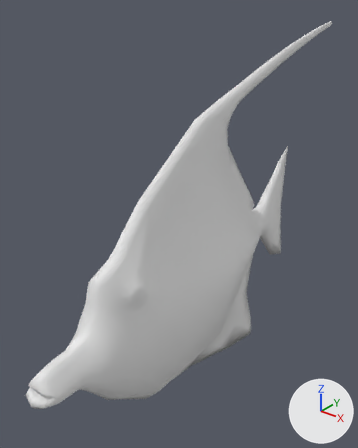
One commit to the FBX model Assets/Models/Fish/MorishIdol.fbx: the scene before it, then after it.
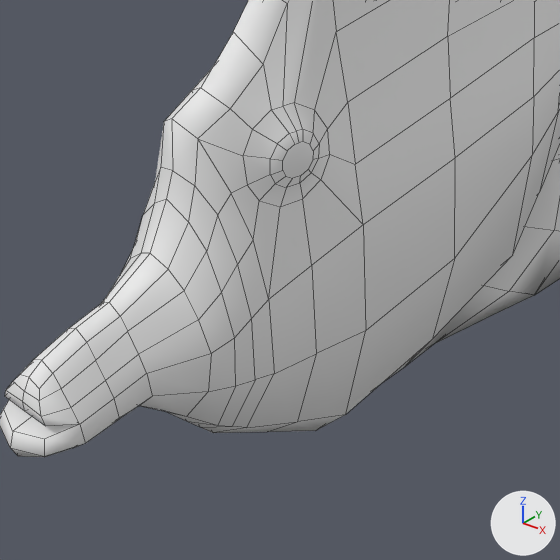
Each version is shown whole from a camera (50 mm lens) standing at (0.486, -0.643, 0.505) and looking at (-0.058, 0.037, 0.084), then close up on the part from 7% to 67% of the width and 53% to 100% of the height. Lighting does not change. The marker at lower right points along +X, +Y and +Z. The close-ups show mesh edges as thin lines.

The first close-up shows 'morish idol'.
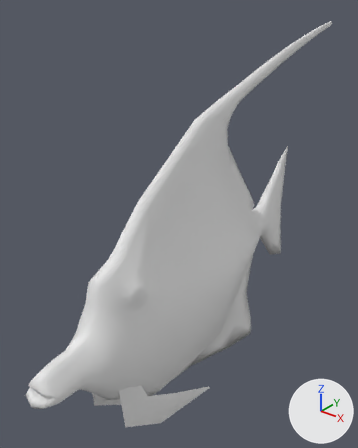
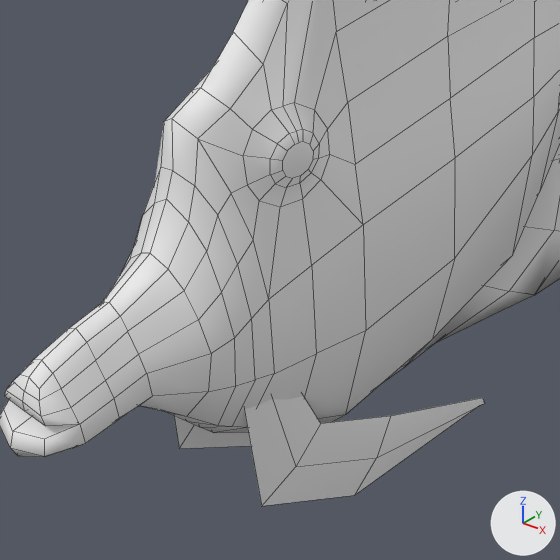
What differs and where, as boxes [x1, y1, x2, y2] in the close-ups (560 x 560 px):
```json
{"object": "morish idol.001", "change": "added", "after": [174, 396, 484, 506]}
```

Edits to the scene script, one JSON object a line:
```json
{"op": "add", "block": "me_cube_011", "code": ["me_cube_011 = bpy.data.meshes.new('Cube.011')", "me_cube_011.from_pydata(...)  # 24 vertices, 12 faces; spans x -0.042..0.042, y -0.263..-0.009, z -0.269..-0.077", "me_cube_011.materials.append(mat_fishtwo)  # its picture is missing"]}
{"op": "add", "block": "ob_morish_idol_001", "code": ["ob_morish_idol_001 = bpy.data.objects.new('morish idol.001', me_cube_011)", "ob_morish_idol_001.location = (0.0, 0.0292, 0.0)"]}
```
